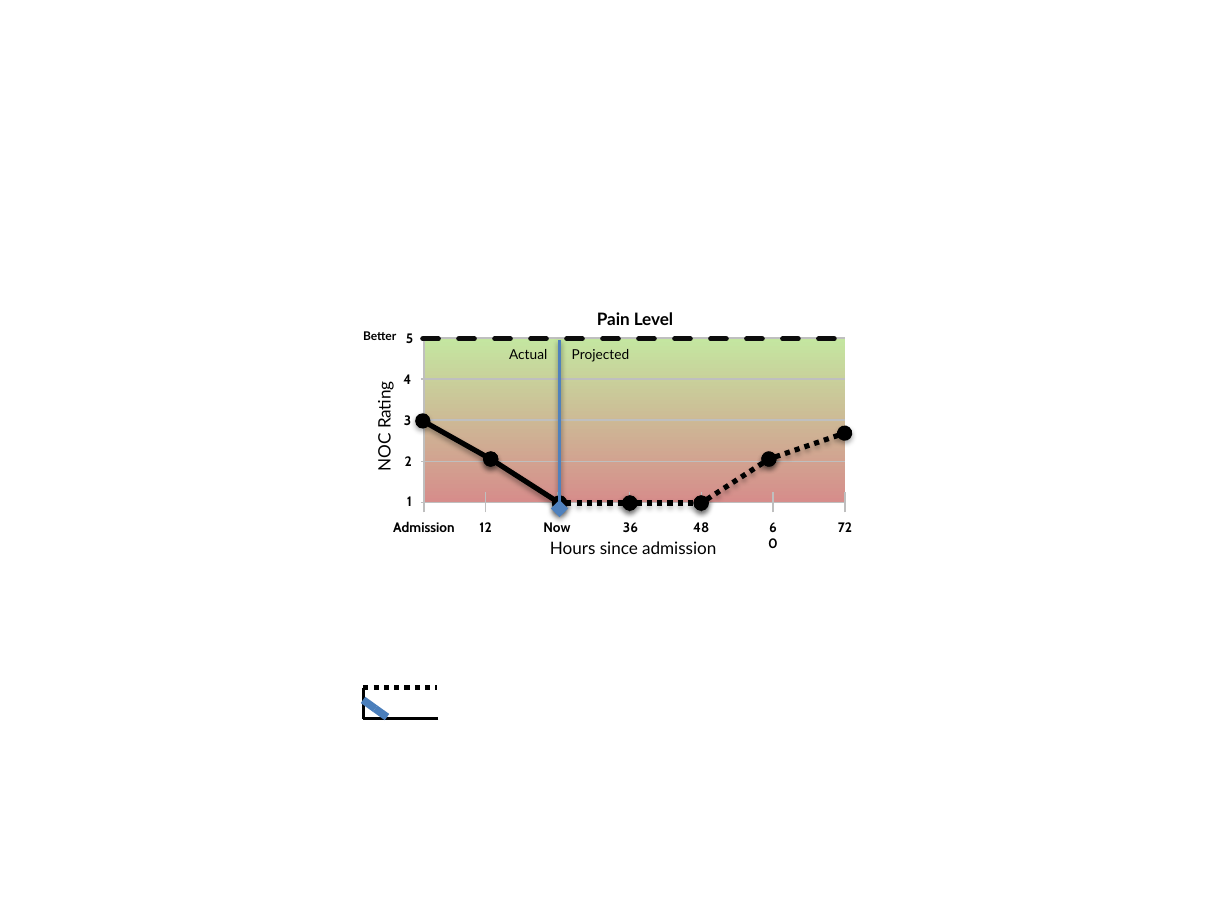
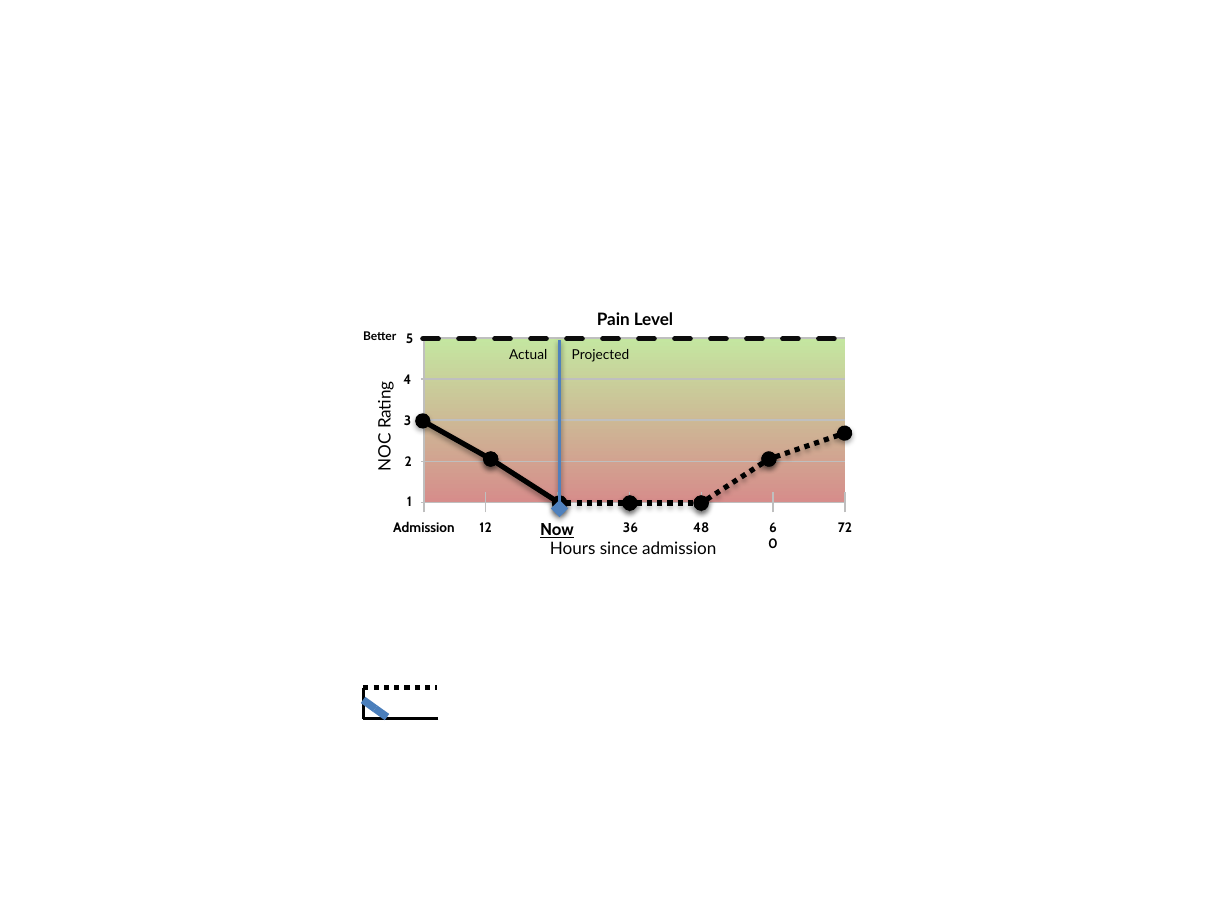
Before and after one commit to kinshukg/febretpository, a slide deck: slide 1 of HANDS/trunk/data/Design.pptx. Drawn at 1232x924 pixels with LibreOffice and Linux fonts; fonts in the diff are those of the drawing. Boxes give left, top, right and bottom in pixels: in the first picture for what was removed or moved away, otherwise in the second. Text is boxed around its words. In the diff, an @@ line names an element or a change of style, - is before the commit and + after.

```diff
--- a/HANDS/trunk/data/Design.pptx
+++ b/HANDS/trunk/data/Design.pptx
@@ text "Now" at (540,523,574,538): size 8 to 10 pt, underline on @@
```
Also in this commit, not shown: 3 other slides changed, 2 slides added, 16 other files.
